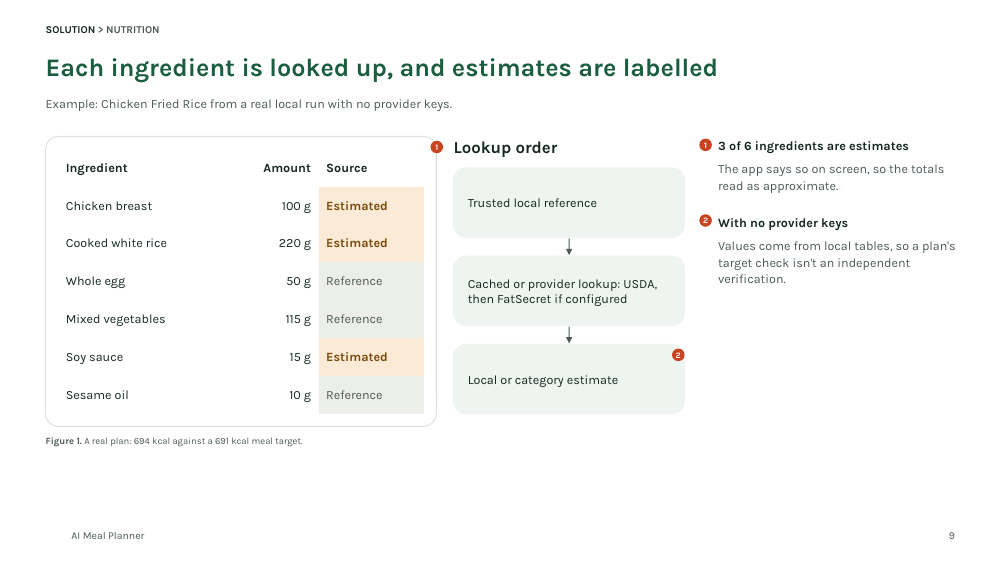
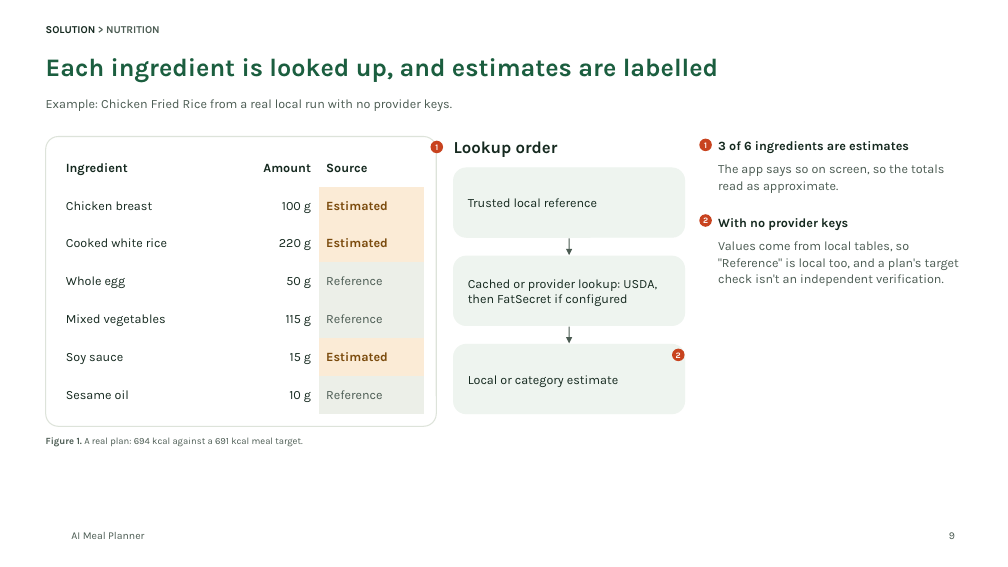
Before and after one commit to tuannm3812/ai-meal-planner, a slide deck: slide 9 of docs/showcase/ai-meal-planner-deck.pptx. Drawn at 1008x567 pixels with LibreOffice and Linux fonts; fonts in the diff are those of the drawing; background and template pictures are left out. Boxes give left, top, right and bottom in pixels: in the first picture for what was removed or moved away, otherwise in the second. Text is boxed around its words. In the diff, an @@ line names an element or a change of style, - is before the commit and + after.

```diff
--- a/docs/showcase/ai-meal-planner-deck.pptx
+++ b/docs/showcase/ai-meal-planner-deck.pptx
@@ text at (718, 241, 959, 286): text changed @@
-Values come from local tables, so a plan's target check isn't an independent verification.
+Values come from local tables, so "Reference" is local too, and a plan's target check isn't an independent verification.
```
Also in this commit, not shown: 6 other slides changed, 13 other files.
